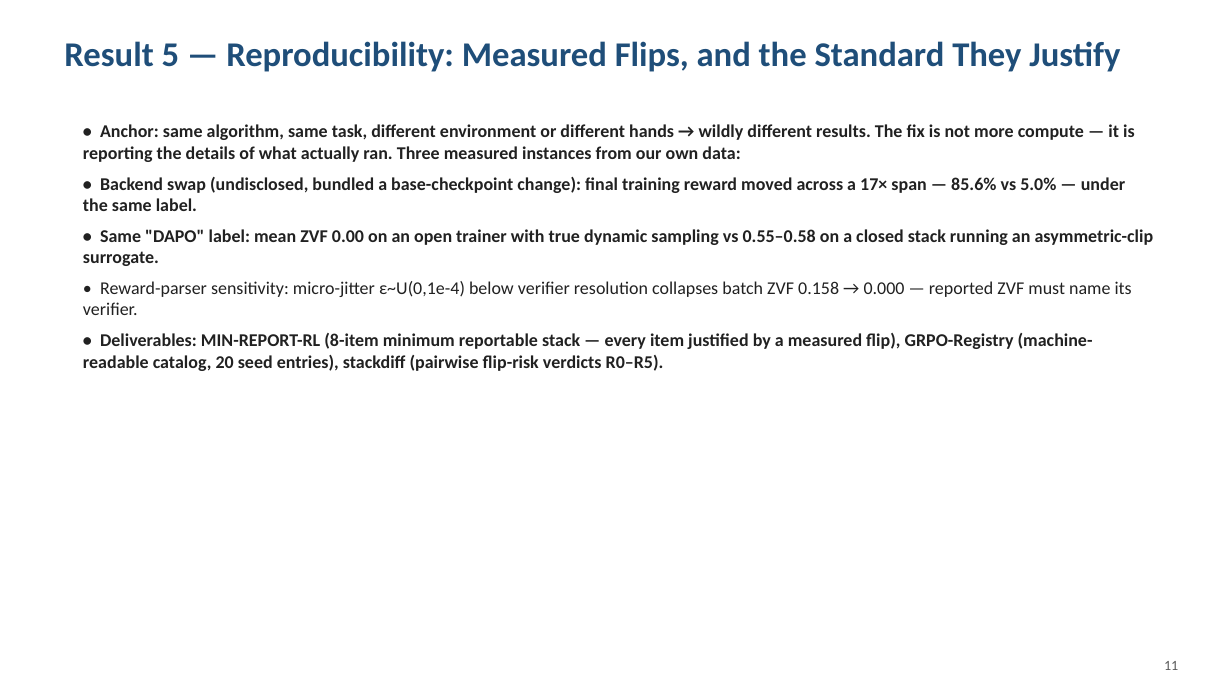
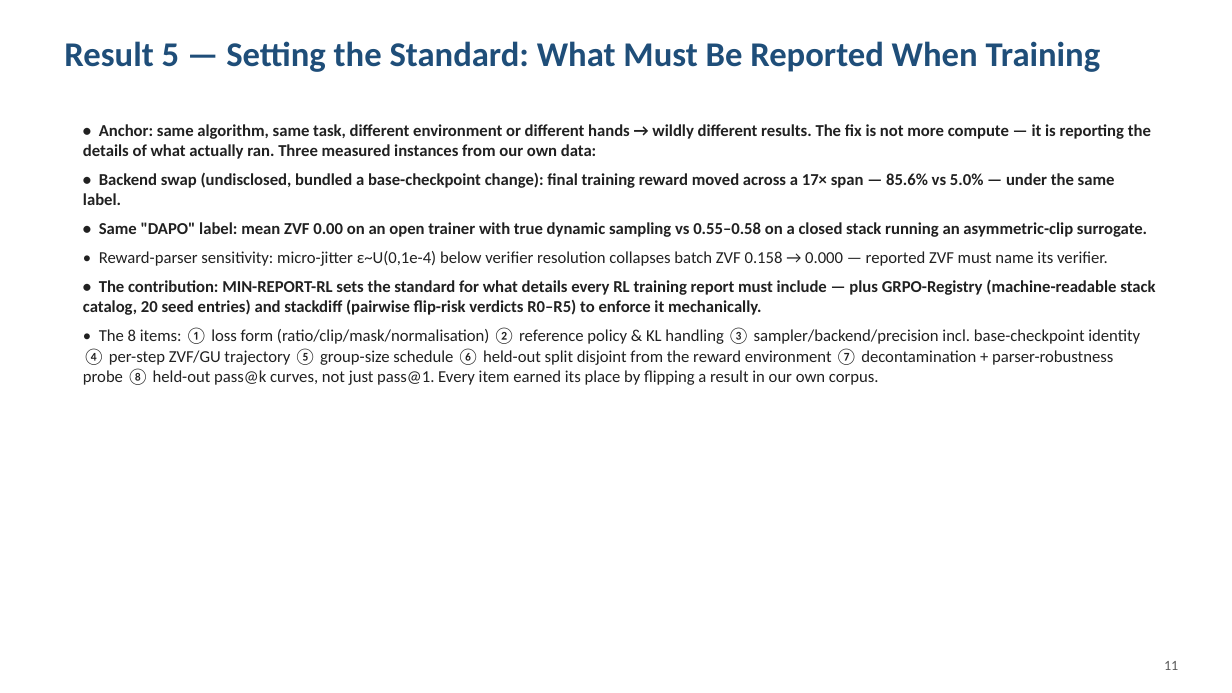
Before and after one commit to arvindcr4/tinker-rl-lab, a slide deck: slide 12 of outputs/PESU_MTech_Phase1_Session1_Review_ArvindCR.pptx. Drawn at 1232x693 pixels with LibreOffice and Linux fonts; fonts in the diff are those of the drawing. Boxes give left, top, right and bottom in pixels: in the first picture for what was removed or moved away, otherwise in the second. Text is boxed around its words. In the diff, an @@ line names an element or a change of style, - is before the commit and + after.

Commit message:
feat(deck): Result 5 reframed as standard-setting with the 8 items enumerated
Title: 'Setting the Standard: What Must Be Reported When Training'.
Opens with the plain-language anchor (same training, different
people/envs -> wildly different results; the fix is reporting details),
walks the three measured flips, states MIN-REPORT-RL as THE standard
with registry+stackdiff as mechanical enforcement, and enumerates all
8 items inline - each justified by a result it flipped in our corpus.

```diff
--- a/outputs/PESU_MTech_Phase1_Session1_Review_ArvindCR.pptx
+++ b/outputs/PESU_MTech_Phase1_Session1_Review_ArvindCR.pptx
@@ text at [64, 41, 1101, 72]: text changed @@
-Result 5 — Reproducibility: Measured Flips, and the Standard They Justify
+Result 5 — Setting the Standard: What Must Be Reported When Training
@@ text at [83, 124, 1151, 266]: size 14 to 13 pt in "• Anchor: same algorithm, same task, different ...", "• Backend swap (undisclosed, bundled a base-checkpoint ...", "• Same "DAPO" label: mean ZVF 0.00 ...", "• Reward-parser sensitivity: micro-jitter ε~U(0,1e-4) below  ..." @@
@@ text at [83, 280, 1155, 385]: text changed; size 14 to 13 pt; bold off @@
-• Deliverables: MIN-REPORT-RL (8-item minimum reportable stack — every item justified by a measured flip), GRPO-Registry (machine-readable catalog, 20 seed entries), stackdiff (pairwise flip-risk verdicts R0–R5).
+• The contribution: MIN-REPORT-RL sets the standard for what details every RL training report must include — plus GRPO-Registry (machine-readable stack catalog, 20 seed entries) and stackdiff (pairwise flip-risk verdicts R0–R5) to enforce it mechanically.
+• The 8 items: ① loss form (ratio/clip/mask/normalisation) ② reference policy & KL handling ③ sampler/backend/precision incl. base-checkpoint identity ④ per-step ZVF/GU trajectory ⑤ group-size schedule ⑥ held-out split disjoint from the reward environment ⑦ decontamination + parser-robustness probe ⑧ held-out pass@k curves, not just pass@1. Every item earned its place by flipping a result in our own corpus.
```
Also in this commit, not shown: 1 other file.
